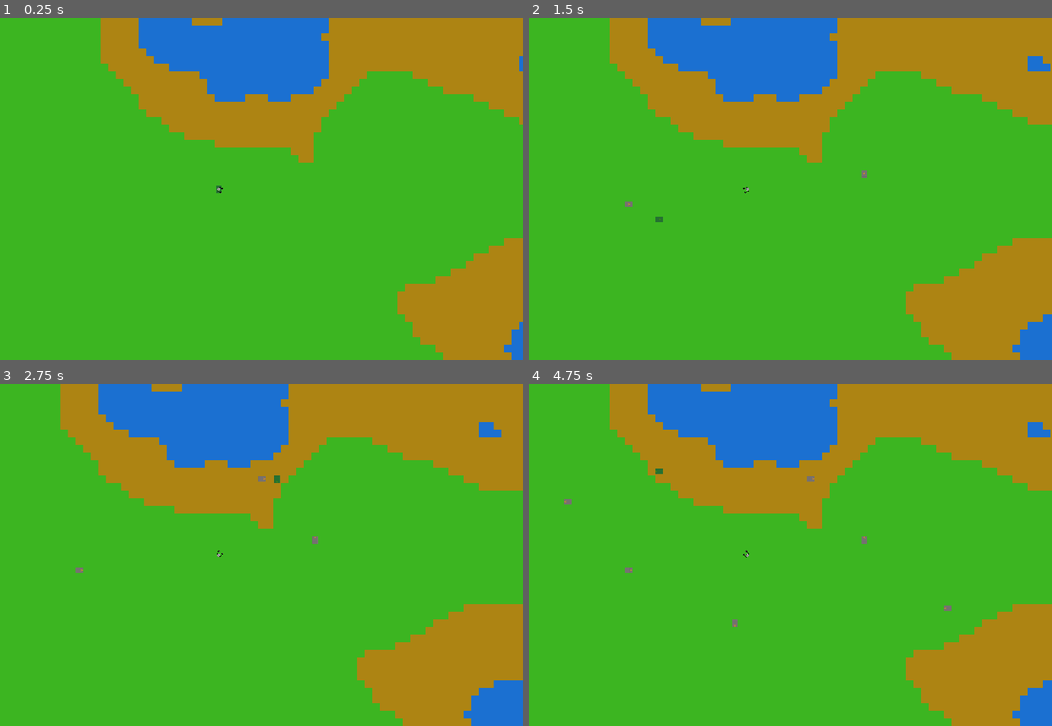
Above: before the commit, frames 1-4 (two rows, left to right).
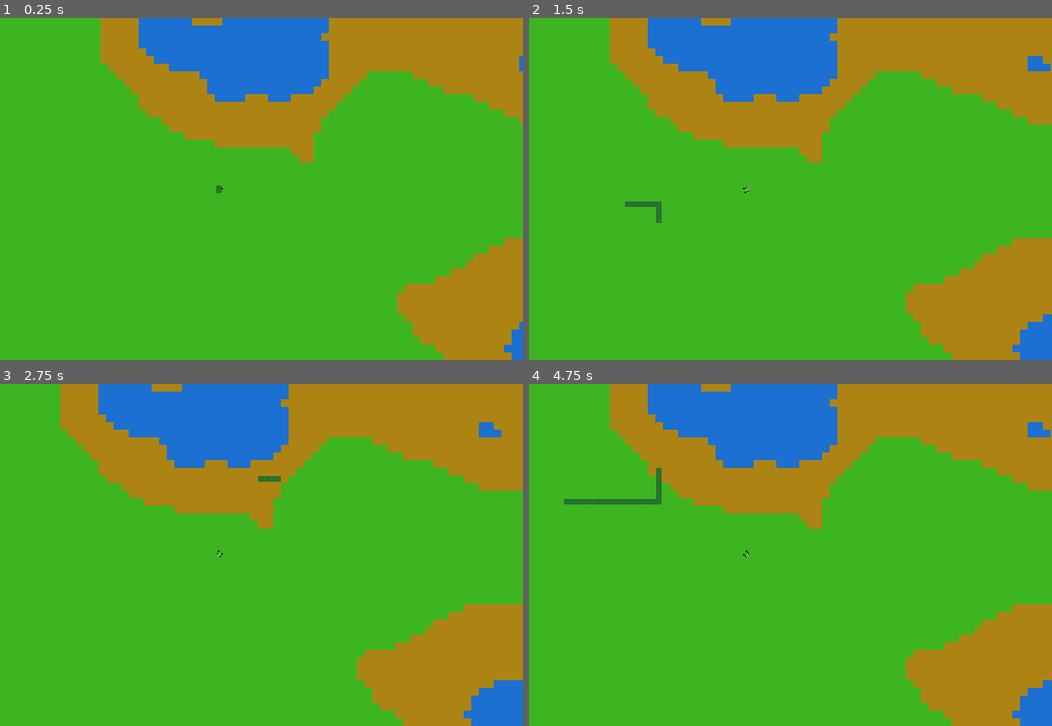
Above: after the commit, the same moments.

Repository: Sivarjuen/ProjectOmega
Game: Godot game, scene res://scenes/main.tscn
Two runs of this game, one before a commit and one after it. Both use one fixed random seed, a clock stepped at 60 frames per second and the inputs below.
Inputs (mouse positions are in pixels of both pictures, inside the frame that each line leads up to):
- Up to frame 1 (0.25 s): no input
- Up to frame 2 (1.5 s): tap Enter at 0.5 s; move the mouse to (879, 171) at 0.52 s; press the mouse at (879, 171) at 0.53 s; hold D (move_right) 0.53-1.25 s; tap R (rotate) at 0.8 s; release the mouse at (879, 171) at 1.25 s; drag from (628, 206) to (717, 257) at 1.27 s
- Up to frame 3 (2.75 s): move the mouse to (277, 479) at 2.02 s; press the mouse at (277, 479) at 2.03 s; hold D (move_right) from 2.03 s (still down); tap R (rotate) at 2.3 s
- Up to frame 4 (4.75 s): release D (move_right) at 2.75 s; release the mouse at (806, 479) at 2.75 s; drag from (717, 623) to (565, 503) at 2.77 s; move the mouse to (931, 606) at 3.52 s; hold A (move_left) 3.53-4.25 s; tap R (rotate) at 3.6 s; click (931, 606) at 3.67 s; right-click (931, 606) at 4.15 s; drag from (565, 503) to (654, 469) at 4.27 s

The runs differ from the first frame. In frame 1, less than 0.1% of the frame differs, in the area x 41-43%, y 49-52%; in frame 2, 0.2%; in frame 3, 0.1%; in frame 4, 0.5%, in the area x 6-81%, y 24-72%.

Commit message:
Implement multi-belt placement highlights + add Kanban addon

Diff:
--- a/project.godot
+++ b/project.godot
@@ -29,7 +29,7 @@
 
 [editor_plugins]
 
-enabled=PackedStringArray("res://addons/godot_state_charts/plugin.cfg", "res://addons/nklbdev.importality/plugin.cfg", "res://addons/script-ide/plugin.cfg")
+enabled=PackedStringArray("res://addons/godot_state_charts/plugin.cfg", "res://addons/kanban_tasks/plugin.cfg", "res://addons/script-ide/plugin.cfg")
 
 [importality]
 
@@ -78,6 +78,11 @@
 "events": [Object(InputEventMouseButton,"resource_local_to_scene":false,"resource_name":"","device":-1,"window_id":0,"a …(253 unchanged characters)…
 ]
 }
+cancel={
+"deadzone": 0.5,
+"events": [Object(InputEventMouseButton,"resource_local_to_scene":false,"resource_name":"","device":-1,"window_id":0,"alt_pressed":false,"shift_pressed":false,"ctrl_pressed":false,"meta_pressed":false,"button_mask":0,"position":Vector2(0, 0),"global_position":Vector2(0, 0),"factor":1.0,"button_index":2,"canceled":false,"pressed":false,"double_click":false,"script":null)
+]
+}
 
 [rendering]
 
--- a/scenes/main.tscn
+++ b/scenes/main.tscn
@@ -392,10 +392,18 @@
 script = ExtResource("7_ojeor")
 
 [node name="ref_belt" parent="." instance=ExtResource("5_7660w")]
+visible = false
 modulate = Color(0.313726, 1, 0.443137, 1)
 animation = &"straight"
 frame = 0
 frame_progress = 0.0
 
+[node name="highlight_belt" parent="." instance=ExtResource("5_7660w")]
+visible = false
+modulate = Color(0.313726, 1, 0.443137, 1)
+animation = &"straight"
+frame = 0
+frame_progress = 0.0
+
 [node name="player" parent="." instance=ExtResource("4_mo113")]
 position = Vector2(0.254944, -0.0560608)
--- a/scripts/placeables/beltsmanager.gd
+++ b/scripts/placeables/beltsmanager.gd
@@ -3,23 +3,170 @@
 @onready var belt_scn = preload("res://scenes/belts/belt.tscn")
 @onready var player = get_node("../../player")
 @onready var ref = get_node("../../ref_belt")
+var highlight
+var highlight_belts = []
+var highlight_cells = []
+var highlight_start_cell = null
+var highlight_end_cell = null
+var highlight_initial_dir = null
 
 var tile_size = 16
 var rot = 0
 var tiles = {}
 
+var last_cell = Vector2(-9999,9999)
+
+func _ready():
+	highlight = create_highlight_belt()
+
+func create_highlight_belt() -> Belt:
+	var highlight_belt = belt_scn.instantiate()
+	highlight_belt.modulate = Color(0.31, 1.00, 0.44, 1)
+	highlight_belt.set_type(Types.Belt_Type.STRAIGHT, 0, false, ref)
+	highlight_belt.z_index = 1
+	add_child(highlight_belt)
+	return highlight_belt
 
 func _process(delta):
 	var cell = get_hovered_cell()
+	if cell != last_cell:
+		place_belt(cell, true)
+	last_cell = cell
 
 	if Input.is_action_just_pressed("rotate"):
 		rot += 90
 		if rot >= 360:
 			rot = 0
-		ref.rotation_degrees = rot
+		highlight.rotation_degrees = rot
+		place_belt(cell, true)
+
+	if Input.is_action_just_released("place"):
+#		place_belt(cell, false)
+		highlight.visible = true
+		highlight_start_cell = null
+		highlight_initial_dir = null
+		for belt in highlight_belts:
+			belt.queue_free()
+		highlight_belts = []
+		highlight_cells = []
+
+	if Input.is_action_just_released("cancel"):
+		highlight.visible = true
+		highlight_start_cell = null
+		highlight_initial_dir = null
+		for belt in highlight_belts:
+			belt.queue_free()
+		highlight_belts = []
+		highlight_cells = []
 
 	if Input.is_action_just_pressed("place"):
-		place_belt(cell)
+		highlight_start_cell = cell
+		highlight_initial_dir = null
+		highlight.visible = false
+
+	if Input.is_action_pressed("place") and highlight_start_cell != null:
+		if cell != highlight_end_cell:
+			highlight_end_cell = cell
+			for belt in highlight_belts:
+				belt.queue_free()
+			highlight_belts = []
+			highlight_cells = []
+
+			if cell != highlight_start_cell:
+				if highlight_initial_dir == null:
+					if cell.x > highlight_start_cell.x:
+						highlight_initial_dir = Types.Direction.RIGHT
+					elif cell.x < highlight_start_cell.x:
+						highlight_initial_dir = Types.Direction.LEFT
+					elif cell.y > highlight_start_cell.y:
+						highlight_initial_dir = Types.Direction.DOWN
+					elif cell.y < highlight_start_cell.y:
+						highlight_initial_dir = Types.Direction.UP
+
+				if highlight_initial_dir != null:
+					match highlight_initial_dir:
+						Types.Direction.RIGHT:
+							if cell.x < highlight_start_cell.x:
+								highlight_initial_dir = Types.Direction.LEFT
+						Types.Direction.LEFT:
+							if cell.x > highlight_start_cell.x:
+								highlight_initial_dir = Types.Direction.RIGHT
+						Types.Direction.DOWN:
+							if cell.y < highlight_start_cell.y:
+								highlight_initial_dir = Types.Direction.UP
+						Types.Direction.UP:
+							if cell.y > highlight_start_cell.y:
+								highlight_initial_dir = Types.Direction.DOWN
+					match highlight_initial_dir:
+						Types.Direction.RIGHT:
+							for i in range(highlight_start_cell.x, cell.x + 1, 16):
+								highlight_cells.append(Vector2(i, highlight_start_cell.y))
+						Types.Direction.LEFT:
+							for i in range(highlight_start_cell.x, cell.x - 1, -16):
+								highlight_cells.append(Vector2(i, highlight_start_cell.y))
+						Types.Direction.DOWN:
+							for i in range(highlight_start_cell.y, cell.y + 1, 16):
+								highlight_cells.append(Vector2(highlight_start_cell.x, i))
+						Types.Direction.UP:
+							for i in range(highlight_start_cell.y, cell.y - 1, -16):
+								highlight_cells.append(Vector2(highlight_start_cell.x, i))
+
+					if highlight_cells.size() > 0:
+						var corner_cell = highlight_cells[-1]
+						var corner_direction = null
+						var turning_index = highlight_cells.size() - 1
+
+						if cell.x > corner_cell.x:
+							corner_direction = Types.Direction.RIGHT
+							for i in range(corner_cell.x + 16, cell.x + 1, 16):
+									highlight_cells.append(Vector2(i, corner_cell.y))
+						elif cell.x < corner_cell.x:
+							corner_direction = Types.Direction.LEFT
+							for i in range(corner_cell.x - 16, cell.x - 1, -16):
+									highlight_cells.append(Vector2(i, corner_cell.y))
+						elif cell.y > corner_cell.y:
+							corner_direction = Types.Direction.DOWN
+							for i in range(corner_cell.y + 16, cell.y + 1, 16):
+									highlight_cells.append(Vector2(corner_cell.x, i))
+						elif cell.y < corner_cell.y:
+							corner_direction = Types.Direction.UP
+							for i in range(corner_cell.y - 16, cell.y - 1, -16):
+									highlight_cells.append(Vector2(corner_cell.x, i))
+
+						for i in range(highlight_cells.size()):
+							var current_highlight = create_highlight_belt();
+							var match_dir = 0
+							if i <= turning_index:
+								match_dir = highlight_initial_dir
+							else:
+								match_dir = corner_direction
+							var angle = 0
+							match match_dir:
+								Types.Direction.RIGHT:
+									angle = 90
+								Types.Direction.DOWN:
+									angle = 180
+								Types.Direction.LEFT:
+									angle = 270
+
+							var highlight_belt_type = Types.Belt_Type.STRAIGHT
+							var highlight_flipped = false
+							if i == turning_index and i != highlight_cells.size()-1:
+								highlight_belt_type = Types.Belt_Type.CORNER
+								if ((highlight_initial_dir == Types.Direction.UP and corner_direction == Types.Direction.LEFT)
+									or (highlight_initial_dir == Types.Direction.RIGHT and corner_direction == Types.Direction.UP)
+									or (highlight_initial_dir == Types.Direction.DOWN and corner_direction == Types.Direction.RIGHT)
+									or (highlight_initial_dir == Types.Direction.LEFT and corner_direction == Types.Direction.DOWN)):
+										highlight_flipped = true
+							current_highlight.set_type(highlight_belt_type, angle, highlight_flipped, ref)
+							current_highlight.position = highlight_cells[i]
+							highlight_belts.append(current_highlight)
+			else:
+				highlight_cells.append(highlight_start_cell)
+				var current_highlight = create_highlight_belt();
+				current_highlight.set_type(Types.Belt_Type.STRAIGHT, rot, false, ref)
+				current_highlight.position = cell
+				highlight_belts.append(current_highlight)
 
 func get_hovered_cell() -> Vector2:
 	var m_pos = get_global_mouse_position()
@@ -27,10 +174,10 @@
 	var cell_y = snappedi(m_pos.y, tile_size)
 
 	var highlighted = Vector2(cell_x, cell_y)
-	ref.position = highlighted
+	highlight.position = highlighted
 	return highlighted
 
-func place_belt(cell: Vector2):
+func place_belt(cell: Vector2, highlight_only: bool):
 	var map_x = cell.x / tile_size
 	var map_y = cell.y / tile_size
 
@@ -83,16 +230,6 @@
 	var belt_flipped = false
 	var belt_rot = rot
 
-	if !top:
-		if adj_right:
-			var right_belt = belts[adj_right_dir]
-			if right_belt.input.has(get_opposite_dir(adj_right_dir)):
-				belt_type = Types.Belt_Type.CORNER
-		elif adj_left:
-			var left_belt = belts[adj_left_dir]
-			if left_belt.input.has(get_opposite_dir(adj_left_dir)):
-				belt_type = Types.Belt_Type.CORNER
-				belt_flipped = true
 	if !base or !belts[base_dir].output.has(get_opposite_dir(base_dir)):
 		if adj_right:
 			var right_belt = belts[adj_right_dir]
@@ -106,16 +243,19 @@
 				belt_flipped = true
 				belt_rot = rotate_cw(belt_rot)
 
-	var belt = create_belt(cell, belt_type, belt_flipped, ref, belt_rot)
-
-	if !tiles.has(map_x):
-		tiles[map_x] = {}
-
-	if tiles[map_x].has(map_y):
-		var old_belt = tiles[map_x][map_y]
-		old_belt.queue_free()
-	tiles[map_x][map_y] = belt
-	# Update surrounding belts that need updating
+	if highlight_only:
+		highlight.set_type(belt_type, belt_rot, belt_flipped, ref)
+	else:
+		var belt = create_belt(cell, belt_type, belt_flipped, ref, belt_rot)
+
+		if !tiles.has(map_x):
+			tiles[map_x] = {}
+
+		if tiles[map_x].has(map_y):
+			var old_belt = tiles[map_x][map_y]
+			old_belt.queue_free()
+		tiles[map_x][map_y] = belt
+		# Update surrounding belts that need updating
 
 func get_surrounding_belts(cell: Vector2) -> Dictionary:
 	var belts = {}
Not shown, added: addons/kanban_tasks/data/board.gd
Not shown, added: addons/kanban_tasks/data/category.gd
Not shown, added: addons/kanban_tasks/data/kanban_resource.gd
Not shown, added: addons/kanban_tasks/data/layout.gd
Not shown, added: addons/kanban_tasks/data/settings.gd
Not shown, added: addons/kanban_tasks/data/stage.gd
Not shown, added: addons/kanban_tasks/data/step.gd
Not shown, added: addons/kanban_tasks/data/task.gd
Not shown, added: addons/kanban_tasks/edit_label/edit_label.gd
Not shown, added: addons/kanban_tasks/expand_button/expand_button.gd
Not shown, added: addons/kanban_tasks/icon.svg
Not shown, added: addons/kanban_tasks/plugin.cfg
(and 40 more such lines)
